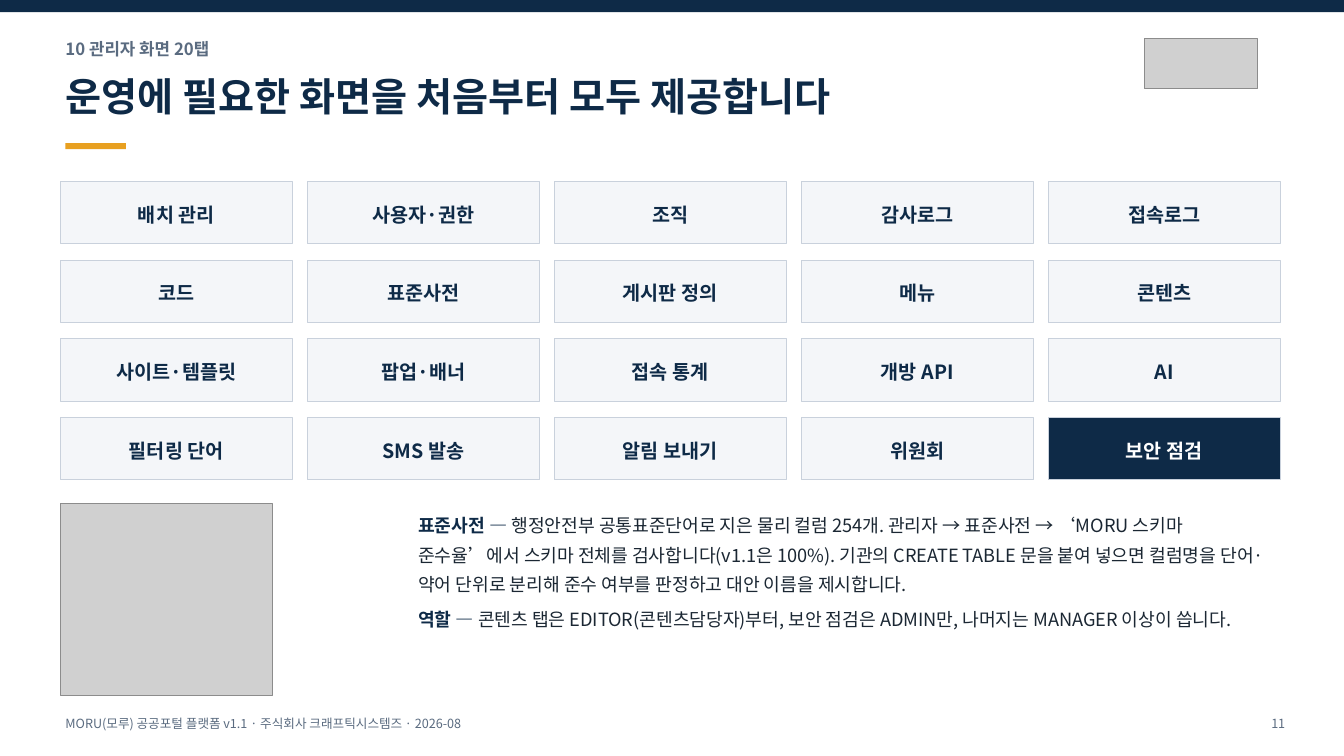
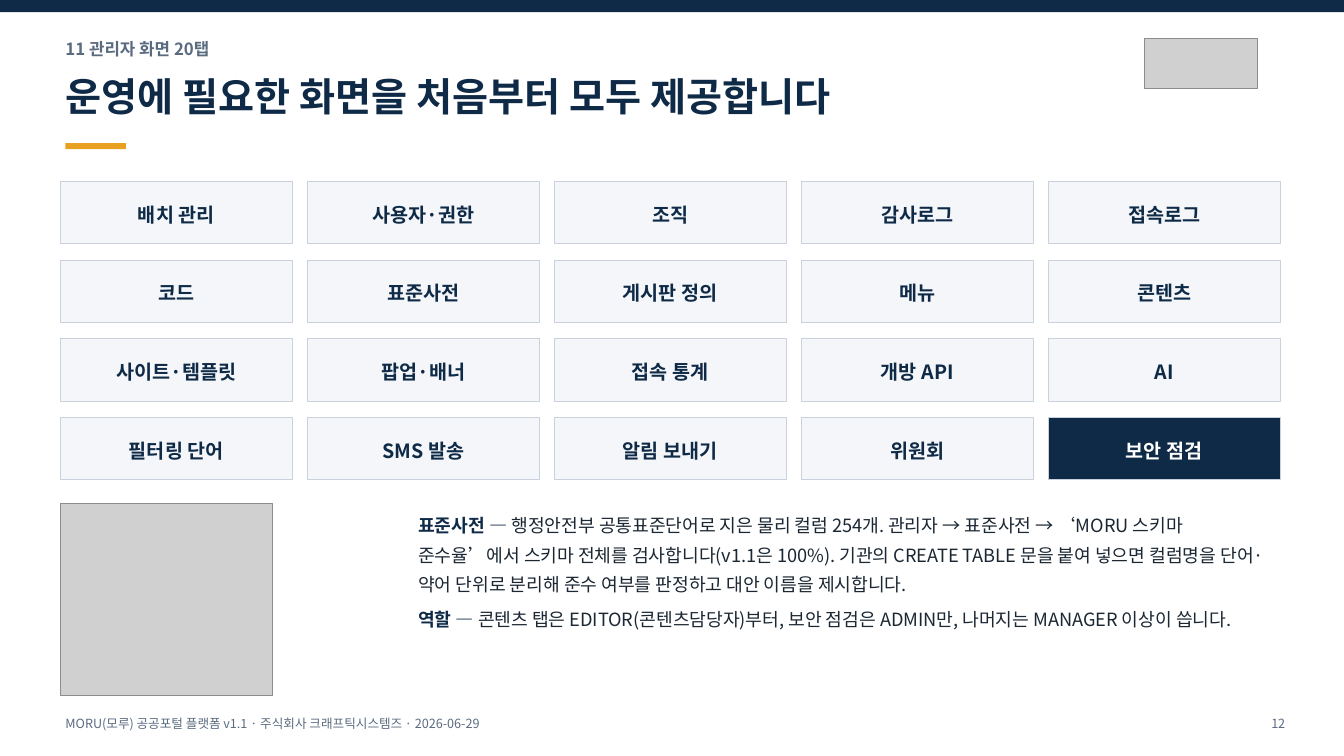
Before and after one commit to mhb8436/moru-release, a slide deck: slide 12 of docs/MORU-발표자료-v1.1.pptx (slide 11 before the commit). Drawn at 1344x756 pixels with LibreOffice and Linux fonts; fonts in the diff are those of the drawing; grey boxes stand for pictures. Boxes give left, top, right and bottom in pixels: in the first picture for what was removed or moved away, otherwise in the second. Text is boxed around its words. In the diff, an @@ line names an element or a change of style, - is before the commit and + after.

Commit message:
소개서 · 리플릿 · 발표 자료 · 시연 영상에 화면 부품을 넣는다
소개서는 9쪽에서 10쪽이 된다 — 5쪽 「04 화면 부품 — KRDS React 45종」을
새로 넣고 뒤 절 번호와 쪽 번호를 하나씩 밀었다.

리플릿 앞면에 「화면 부품」 블록과 「45종」 통계 칸, 알약을 넣고, 자리를
만들려고 히어로 캡처를 66mm 에서 44mm 로 줄였다.

발표 자료는 15장에서 16장이 된다 — 7번 슬라이드로 넣었다.

시연 영상은 1분 41초에서 1분 59초가 된다 — 아웃트로 앞에 「7. 화면 부품」
장면을 끼웠다.

README 와 랜딩의 쪽수 · 장수 · 재생 시간을 여기에 맞춘다.

```diff
--- a/docs/MORU-발표자료-v1.1.pptx
+++ b/docs/MORU-발표자료-v1.1.pptx
@@ text at (65,41,209,57): text changed @@
-10 관리자 화면 20탭
+11 관리자 화면 20탭
@@ text at (65,717,480,731): text changed @@
-MORU(모루) 공공포털 플랫폼 v1.1 · 주식회사 크래프틱시스템즈 · 2026-08
+MORU(모루) 공공포털 플랫폼 v1.1 · 주식회사 크래프틱시스템즈 · 2026-06-29
@@ text at (1271,718,1285,728): text changed @@
-11
+12
```
Also in this commit, not shown: 14 other slides changed, 1 slide added, 6 other files.
